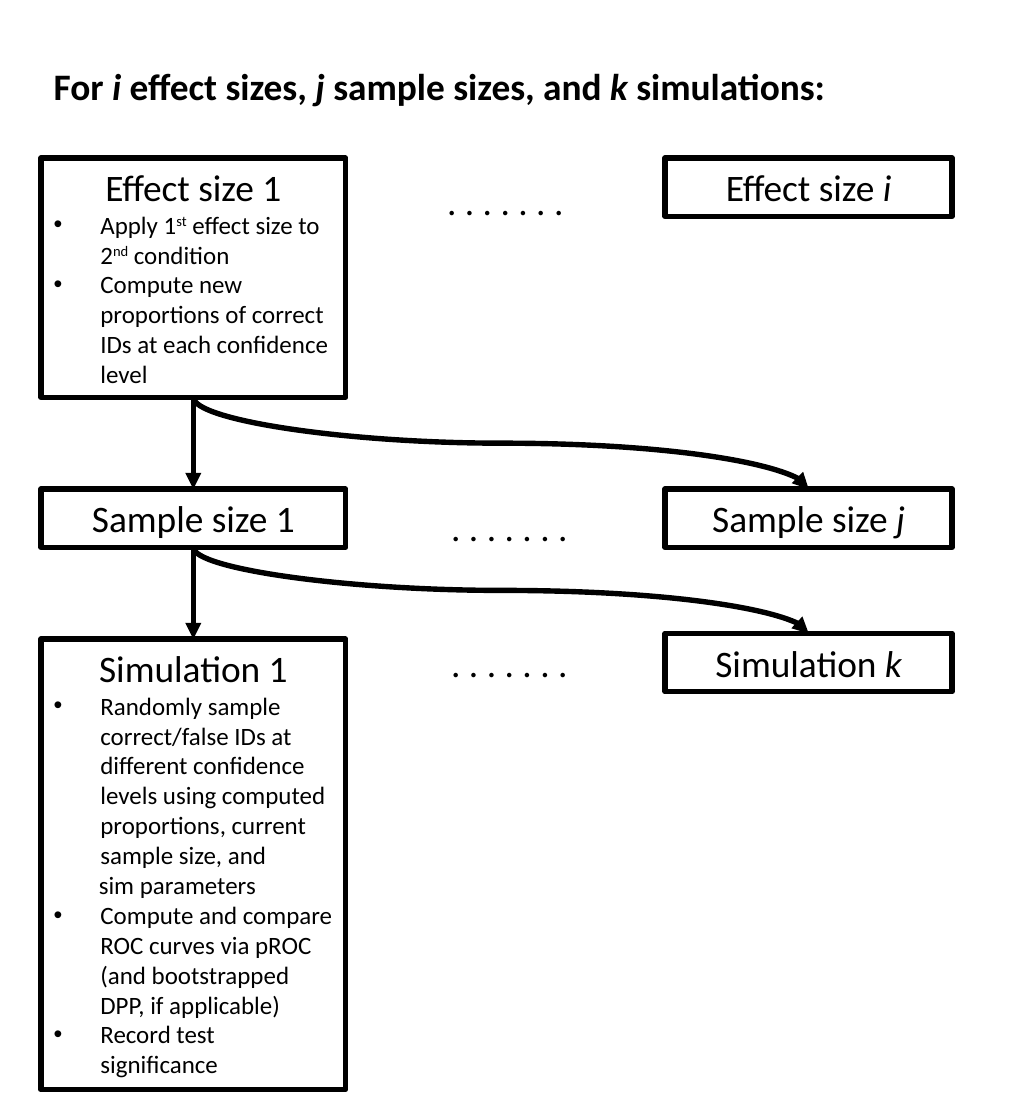
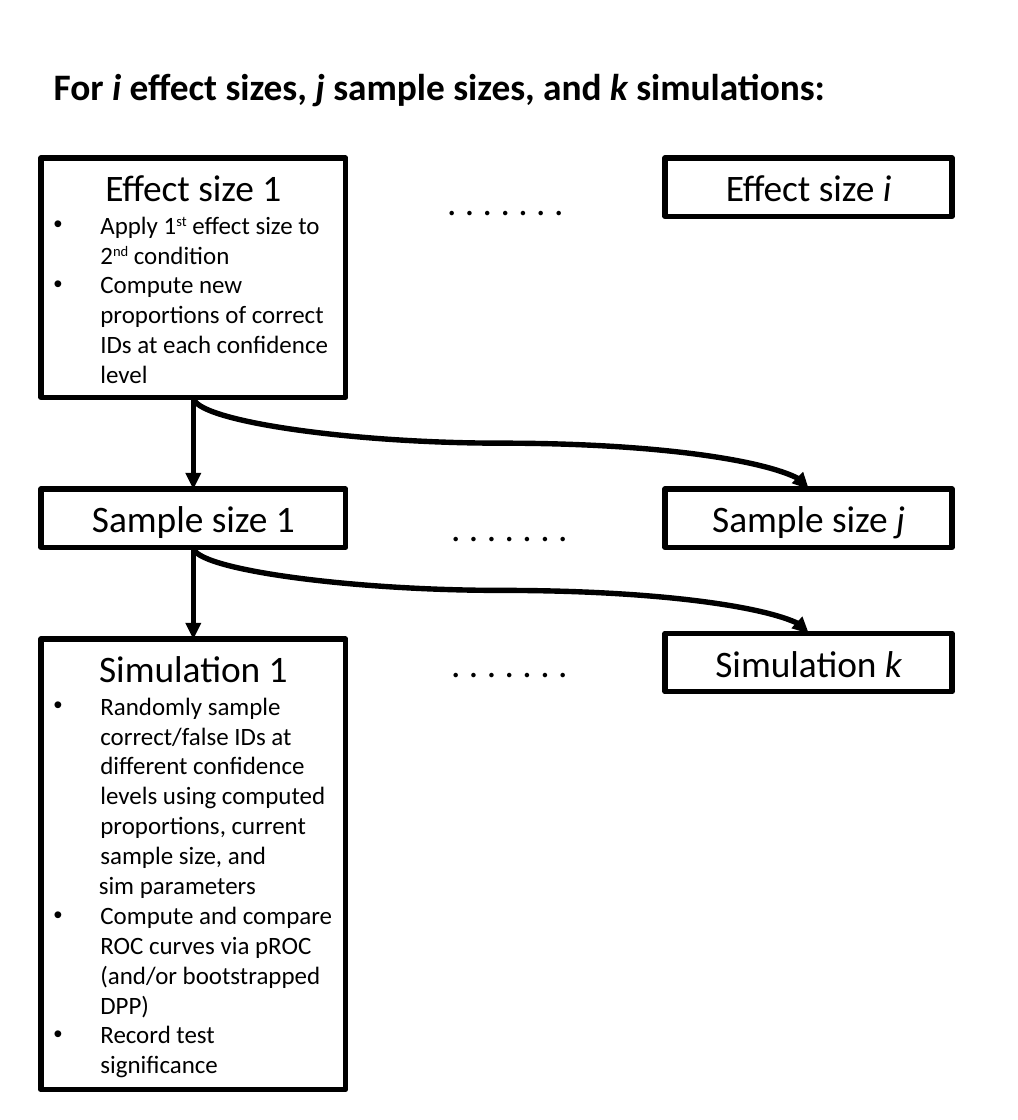
Before and after one commit to E-Y-M/poweROC, a slide deck: slide 1 of ROC_power_app/SimulationDescription.pptx. Drawn at 1018x1120 pixels with LibreOffice and Linux fonts; fonts in the diff are those of the drawing. Boxes give left, top, right and bottom in pixels: in the first picture for what was removed or moved away, otherwise in the second. Text is boxed around its words. In the diff, an @@ line names an element or a change of style, - is before the commit and + after.

```diff
--- a/ROC_power_app/SimulationDescription.pptx
+++ b/ROC_power_app/SimulationDescription.pptx
@@ text in rectangle at bbox=[100, 906, 332, 1018]: text changed @@
-• Compute and compare ROC curves via pROC (and bootstrapped DPP, if applicable)
+• Compute and compare ROC curves via pROC (and/or bootstrapped DPP)
```
Also in this commit, not shown: 21 other files.
